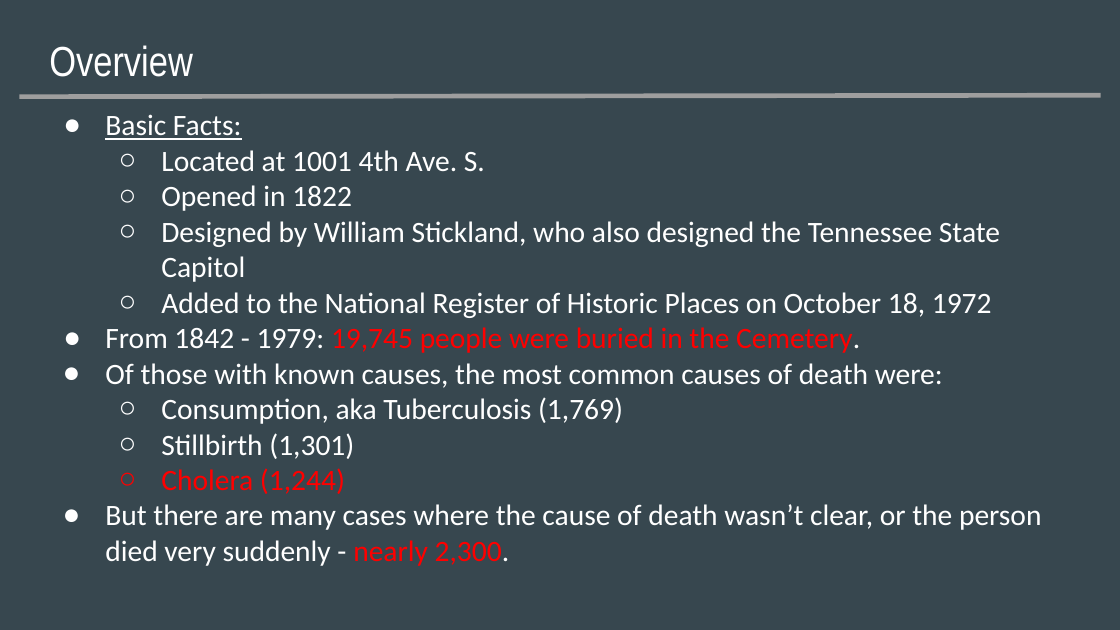
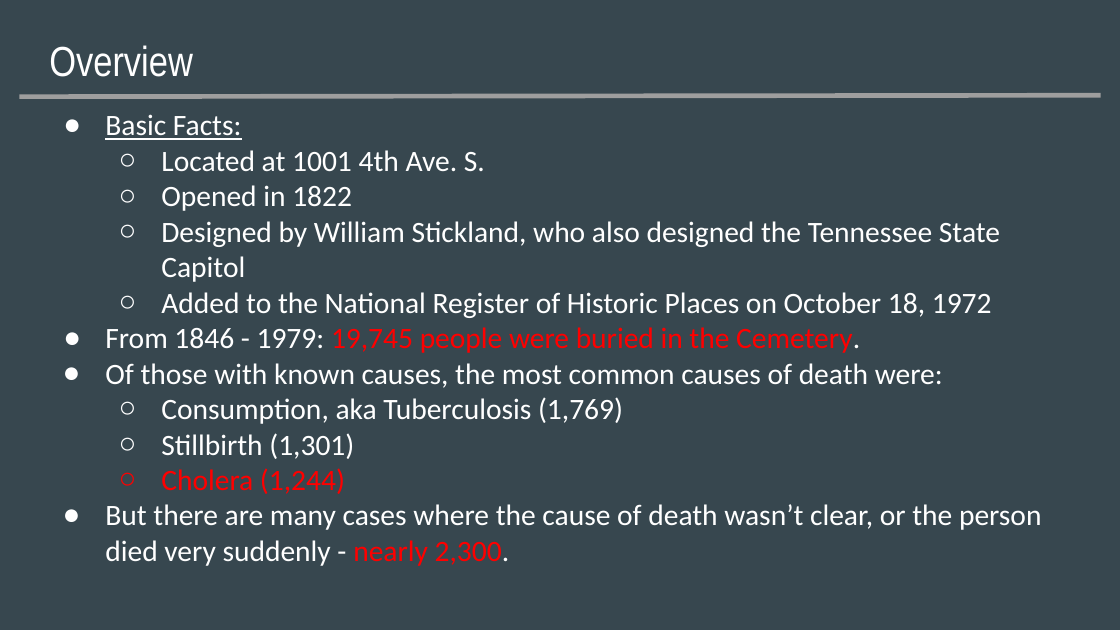
Before and after one commit to NSS-Data-Analytics-Cohort-9/city_cemetery-edwardbrown750, a slide deck: slide 2 of presentation/Ed Brown _ DA9_ City Cemetary.pptx. Drawn at 1120x630 pixels with LibreOffice and Linux fonts; fonts in the diff are those of the drawing. Boxes give left, top, right and bottom in pixels: in the first picture for what was removed or moved away, otherwise in the second. Text is boxed around its words. In the diff, an @@ line names an element or a change of style, - is before the commit and + after.

```diff
--- a/presentation/Ed Brown _ DA9_ City Cemetary.pptx
+++ b/presentation/Ed Brown _ DA9_ City Cemetary.pptx
@@ text at (105,327,860,353): text changed @@
-● From 1842 - 1979: 19,745 people were buried in the Cemetery.
+● From 1846 - 1979: 19,745 people were buried in the Cemetery.
```
Also in this commit, not shown: 5 other slides changed.
